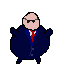
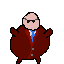
The second 64px x 64px image is a revision of the first. Changes to its layers:
painted on "Copy of Paint Layer 1" over [11, 26, 52, 64]
added layer "Copy of Paint Layer 2" (3rd of 3) above "Paint Layer 2" over [11, 26, 52, 64]
hid "Paint Layer 2" over [11, 26, 52, 64]
